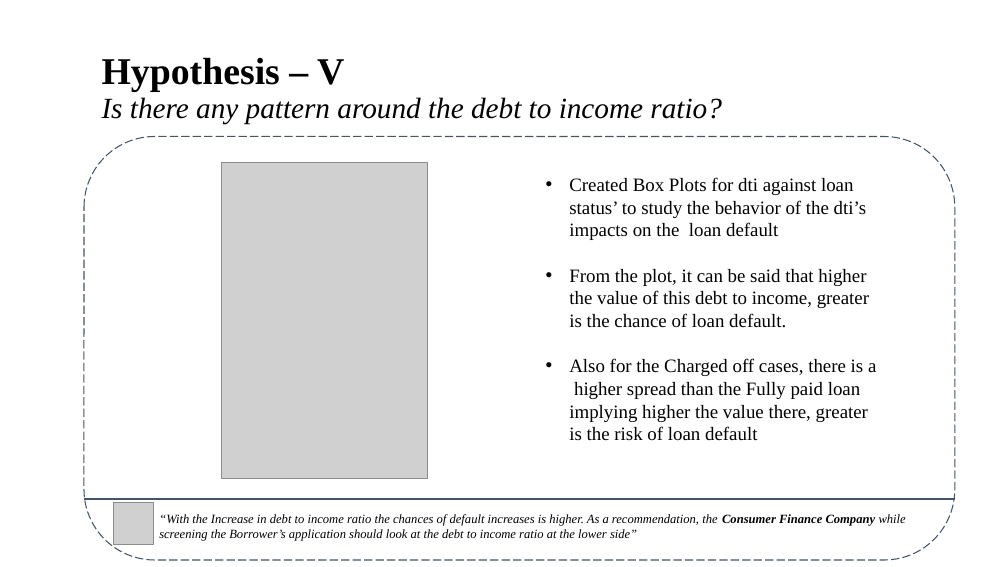
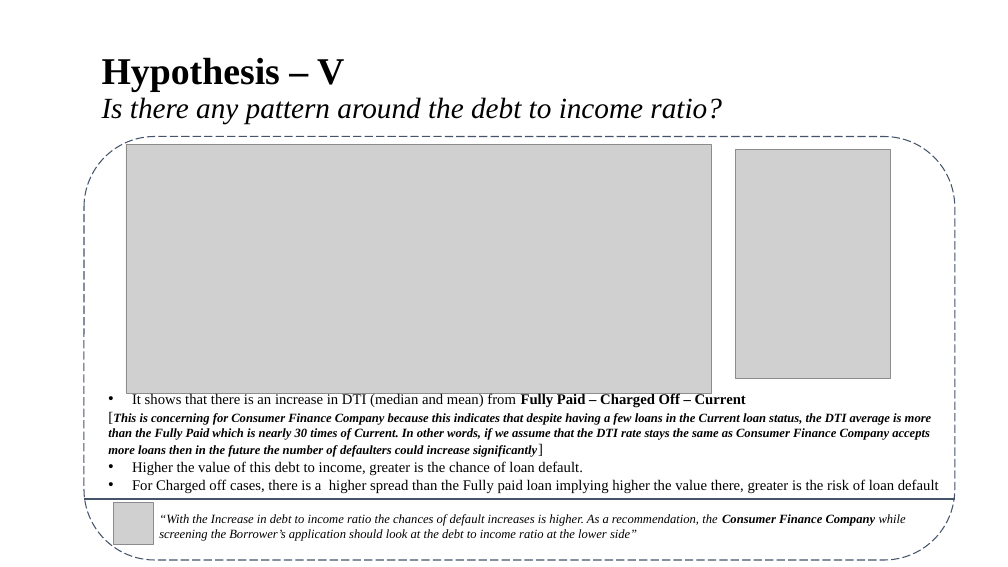
Before and after one commit to brijesh1100/P2-Gramener-Case-Study, a slide deck: slide 10 of Gramener_Case_Study_Presentation_SS.pptx. Drawn at 1008x567 pixels with LibreOffice and Linux fonts; fonts in the diff are those of the drawing; grey boxes stand for pictures; background and template pictures are left out. Boxes give left, top, right and bottom in pixels: in the first picture for what was removed or moved away, otherwise in the second. Text is boxed around its words. In the diff, an @@ line names an element or a change of style, - is before the commit and + after.

Commit message:
PPT Changes

```diff
--- a/Gramener_Case_Study_Presentation_SS.pptx
+++ b/Gramener_Case_Study_Presentation_SS.pptx
@@ picture added at (126,144,712,393) @@
@@ text removed at (569,177,876,441) @@
-• Created Box Plots for dti against loan status’ to study the behavior of the dti’s impacts on the loan default
-• From the plot, it can be said that higher the value of this debt to income, greater is the chance of loan default.
-• Also for the Charged off cases, there is a higher spread than the Fully paid loan implying higher the value there, greater is the risk of loan default
@@ picture: place and size @@
-picture at (222,163,428,479)
+picture at (736,150,891,379)
@@ text added at (108,392,939,493), 12 pt, text #000000, bold, italic @@
+• It shows that there is an increase in DTI (median and mean) from Fully Paid – Charged Off – Current
+[This is concerning for Consumer Finance Company because this indicates that despite having a few loans in the Current loan status, the DTI average is more than the Fully Paid which is nearly 30 times of Current. In other words, if we assume that the DTI rate stays the same as Consumer Finance Company accepts more loans then in the future the number of defaulters could increase significantly]
+• Higher the value of this debt to income, greater is the chance of loan default.
+• For Charged off cases, there is a higher spread than the Fully paid loan implying higher the value there, greater is the risk of loan default
```
Also in this commit, not shown: 4 other slides changed.
